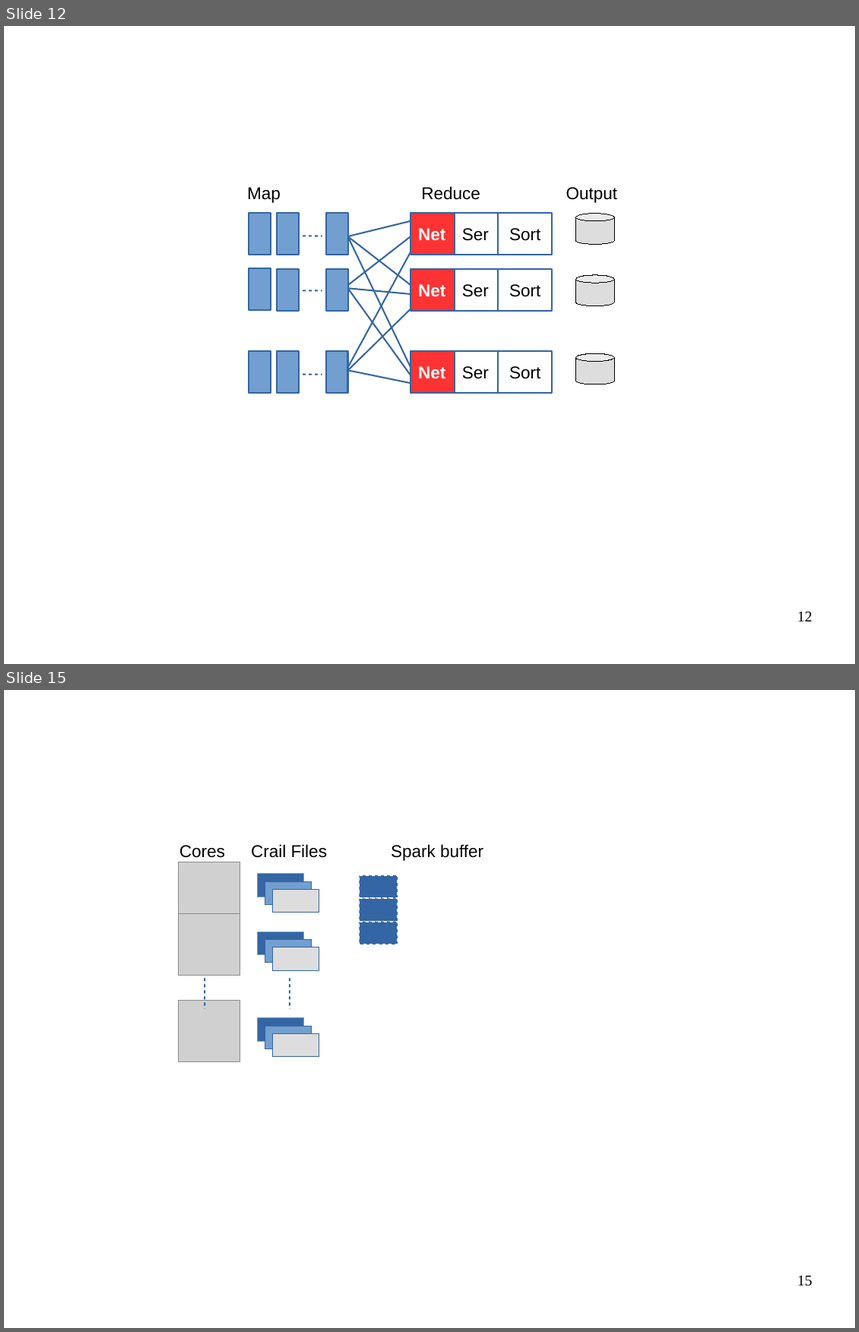
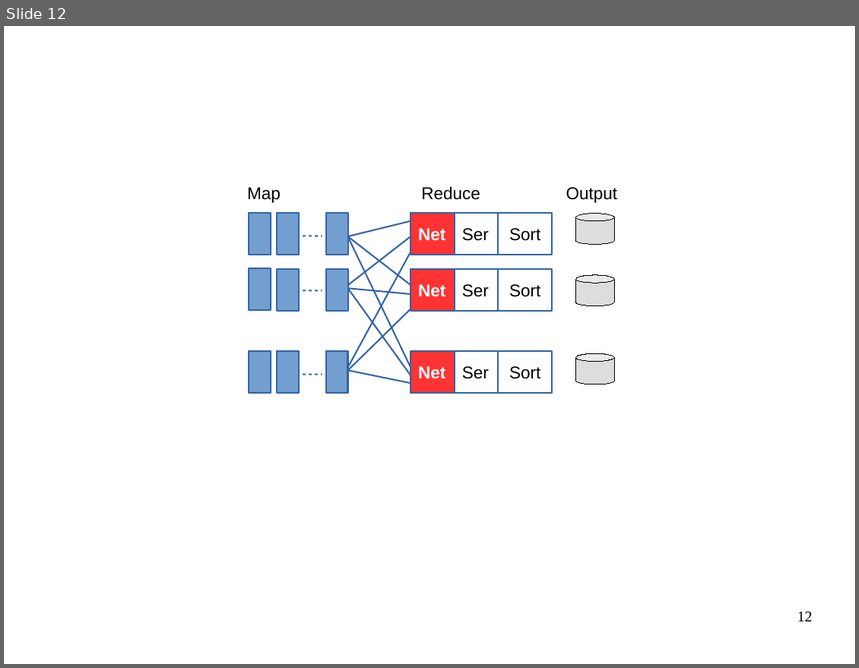
Before and after one commit to apache/incubator-crail-website, a slide deck: _graphix/website.odp. Shown one above the other, each under a label of ours: slides 12 and 15 before the commit, slide 12 after it; the slides between them are not shown. The pictures are 859x1332 and 859x668 pixels, drawn with LibreOffice and Linux fonts; fonts in the diff are those of the drawing; grey boxes stand for pictures; background and template pictures are left out. Boxes give left, top, right and bottom in pixels: in the first picture for what was removed or moved away, otherwise in the second. Text is boxed around its words. In the diff, an @@ line names an element or a change of style, - is before the commit and + after.

```diff
--- a/_graphix/website.odp
+++ b/_graphix/website.odp
@@ slide 15 removed at box(4, 690, 855, 1328), background #FFFFFF @@
@@ text removed at box(180, 845, 225, 858) @@
-Cores
@@ text removed at box(251, 844, 328, 858) @@
-Crail Files
@@ text removed at box(391, 844, 484, 861) @@
-Spark buffer
@@ picture removed at box(179, 863, 240, 924) @@
@@ rectangle removed at box(257, 874, 303, 897) @@
@@ rectangle removed at box(265, 882, 312, 905) @@
@@ rectangle removed at box(273, 889, 319, 913) @@
@@ rectangle removed at box(360, 875, 398, 898) @@
@@ picture removed at box(179, 914, 240, 976) @@
@@ rectangle removed at box(360, 898, 398, 922) @@
@@ rectangle removed at box(257, 932, 303, 955) @@
@@ rectangle removed at box(265, 939, 312, 963) @@
@@ rectangle removed at box(360, 922, 398, 945) @@
@@ rectangle removed at box(273, 947, 319, 970) @@
@@ line removed from (205, 978) to (205, 1009) @@
@@ line removed from (290, 978) to (290, 1009) @@
@@ picture removed at box(179, 1001, 240, 1062) @@
@@ rectangle removed at box(257, 1018, 303, 1041) @@
@@ rectangle removed at box(265, 1026, 312, 1049) @@
@@ rectangle removed at box(273, 1034, 319, 1057) @@
@@ page number removed at box(797, 1276, 813, 1287) @@
-15
```
Also in this commit, not shown: 1 slide changed, 1 other slide removed, 1 other file.
